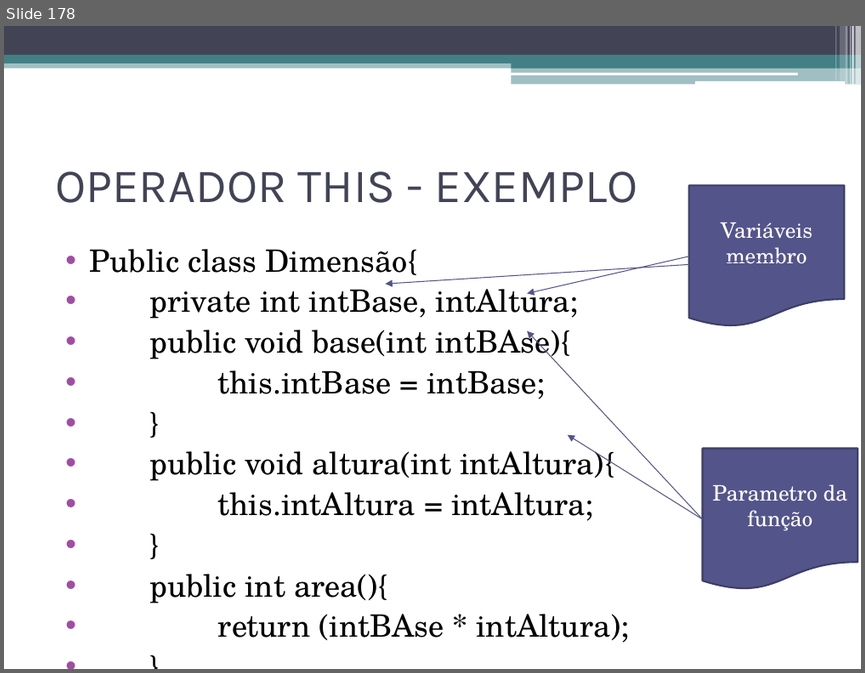
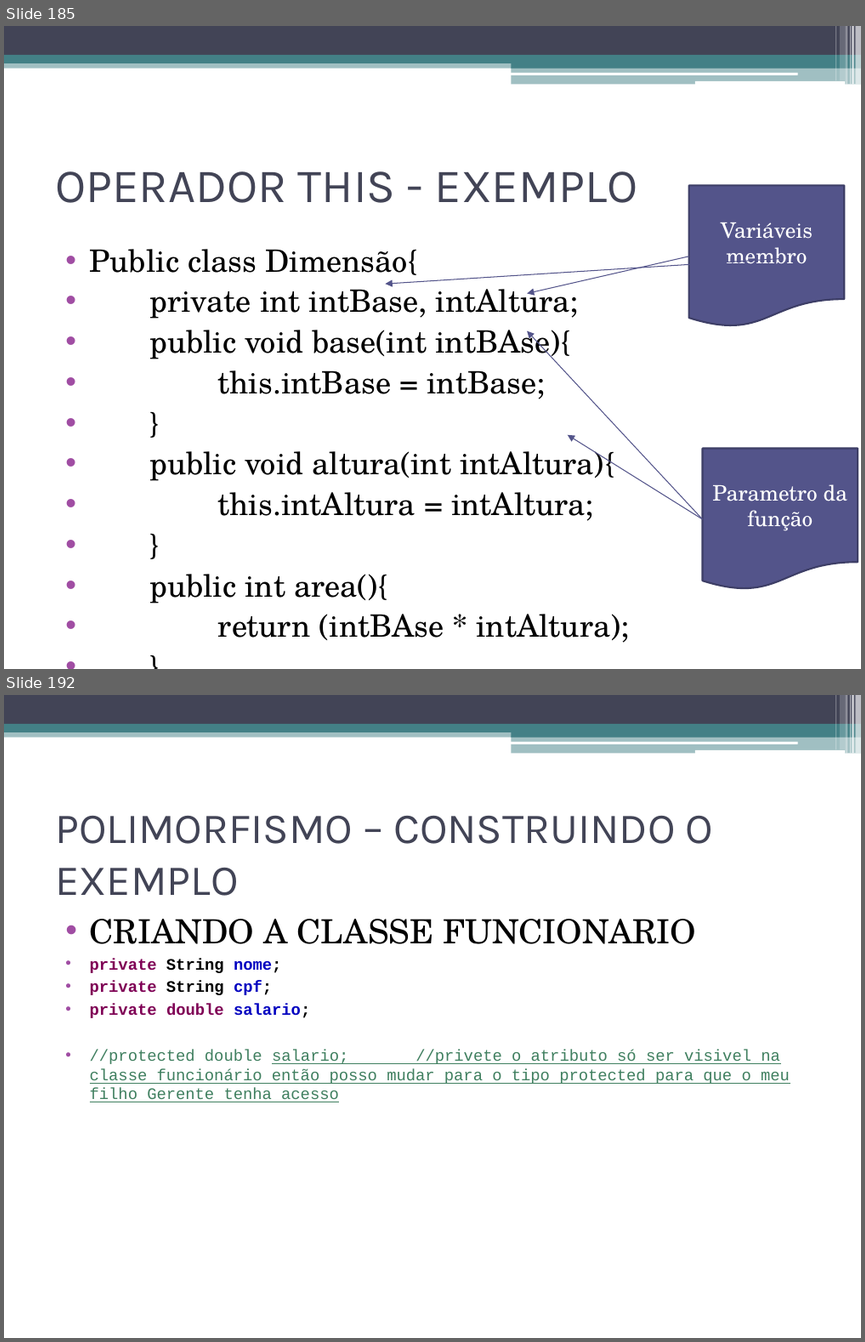
Before and after one commit to adilsonlopesoracle/ProgramacaoOrientadaaObjetos_Olinda, a slide deck: FundamentosOrientObjetos.pptx. Shown one above the other, each under a label of ours: slide 178 before the commit, slides 185 and 192 after it; the slides between them are not shown. The pictures are 865x673 and 865x1342 pixels, drawn with LibreOffice and Linux fonts; fonts in the diff are those of the drawing. Boxes give left, top, right and bottom in pixels: in the first picture for what was removed or moved away, otherwise in the second. Text is boxed around its words. In the diff, an @@ line names an element or a change of style, - is before the commit and + after.

```diff
--- a/FundamentosOrientObjetos.pptx
+++ b/FundamentosOrientObjetos.pptx
@@ slide 192 added at (x1=4, y1=695, x2=861, y2=1338), background #FFFFFF; not listed: 13 template elements that a slide beside it also shows @@
@@ title added at (x1=55, y1=816, x2=714, y2=896), 36 pt, text #424456 @@
+POLIMORFISMO – CONSTRUINDO O EXEMPLO
@@ text added at (x1=90, y1=919, x2=789, y2=1102), 13.5 pt, text #3F7F5F, underline @@
+• CRIANDO A CLASSE FUNCIONARIO
+• private String nome;
+• private String cpf;
+• private double salario;
+• //protected double salario; //privete o atributo só ser visivel na classe funcionário então posso mudar para o tipo protected para que o meu filho Gerente tenha acesso
@@ what was slide 178 is now slide 185 @@
```
Also in this commit, not shown: 2 slides changed, 45 other slides added.
